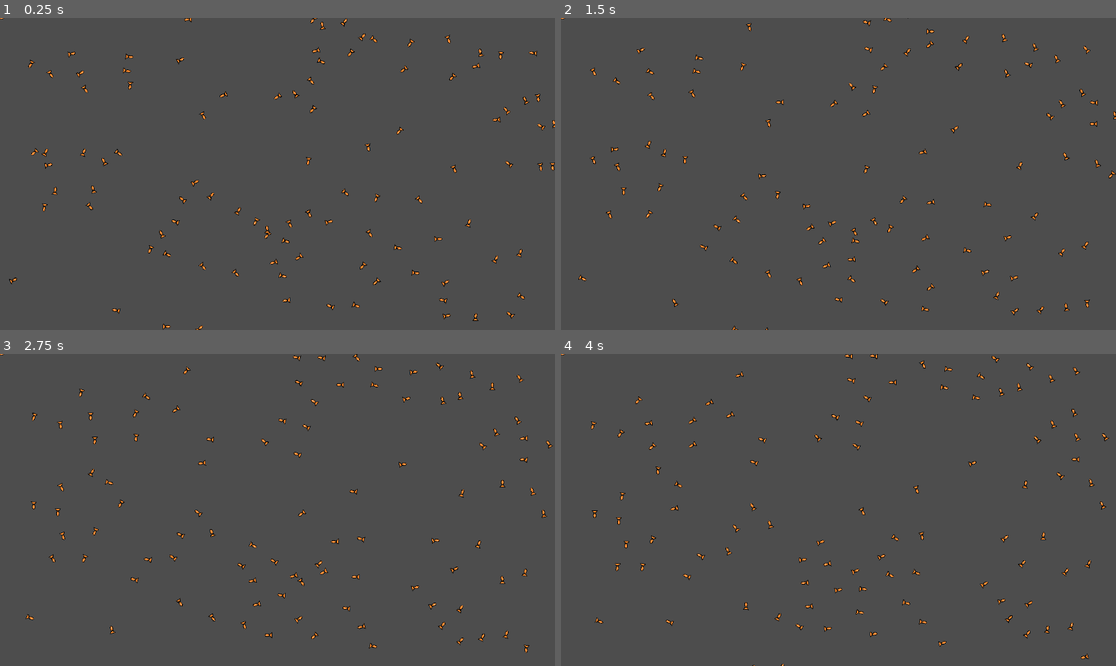
Above: before the commit, frames 1-4 (two rows, left to right).
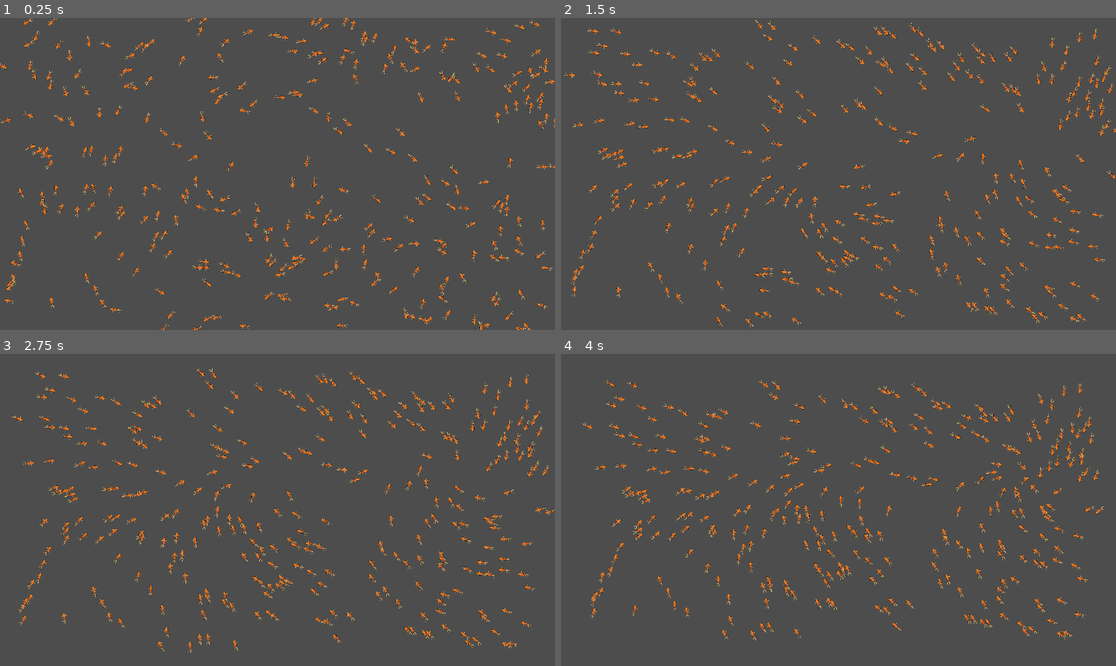
Above: after the commit, the same moments.

Repository: AdithaD/FishSchools
Game: Godot game, scene res://Simulation.tscn
Two runs of this game, one before a commit and one after it. Both use one fixed random seed, a clock stepped at 60 frames per second and the inputs below.
Inputs:
- Up to frame 1 (0.25 s): no input
- Up to frame 2 (1.5 s): no input
- Up to frame 3 (2.75 s): no input
- Up to frame 4 (4 s): no input

The runs differ from the first frame. In frame 1, 5.4% of the frame differs, in the area x 0-100%, y 0-100%; in frame 2, 5.9%; in frame 3, 6.0%; in frame 4, 6.0%, in the area x 0-99%, y 0-100%.

Commit message:
update fish sprite

Diff:
--- a/PackedScenes/Fish.tscn
+++ b/PackedScenes/Fish.tscn
@@ -1,11 +1,19 @@
 [gd_scene load_steps=3 format=3 uid="uid://clhev6odivvgu"]
 
-[ext_resource type="Texture2D" uid="uid://b070ef3h10k4b" path="res://Resources/fish.png" id="1_6y3nl"]
 [ext_resource type="Script" path="res://PackedScenes/FishAgent.gd" id="1_fw4io"]
+[ext_resource type="Texture2D" uid="uid://coqorciu20kwf" path="res://Resources/fish2.png" id="2_b1whx"]
 
 [node name="Fish" type="Node2D"]
 script = ExtResource("1_fw4io")
+range_of_orientation = 80
+range_of_repulsion = 10
+blind_spot_angle = 0.393
+max_noise_angle = 0.393
+attraction_scaling_factor = 0.2
+move_speed = 20
+turn_speed = 7
 
 [node name="Sprite2d" type="Sprite2D" parent="."]
 texture_filter = 1
-texture = ExtResource("1_6y3nl")
+scale = Vector2(0.02, 0.02)
+texture = ExtResource("2_b1whx")
--- a/PackedScenes/FishAgent.gd
+++ b/PackedScenes/FishAgent.gd
@@ -8,7 +8,7 @@
 @export var blind_spot_angle = PI / 2
 @export var max_noise_angle = PI / 4
 
-@export var attraction_scaling_factor = 1
+@export var attraction_scaling_factor = 1.0
 
 @export var move_speed = 15
 @export var turn_speed = 5
@@ -34,7 +34,7 @@
 
 func turn_towards(new_direction: Vector2, max_angle_in_radians: float) -> void:
 	# positive is clockwise , negative anti clockwise
-	var angle_from_current = direction.angle_to(new_direction) + randf() * max_noise_angle
+	var angle_from_current = direction.angle_to(new_direction) + randf_range(-1, 1) * max_noise_angle
 
 	var turn_direction = sign(angle_from_current)
 
--- a/Simulation.tscn
+++ b/Simulation.tscn
@@ -5,9 +5,8 @@
 
 [node name="Simulation" type="Node2D"]
 script = ExtResource("1_180te")
+amount_of_fish = 300
 fish_agent = ExtResource("2_ya3k0")
 bounds = Rect2i(0, 0, 1152, 648)
 
-[node name="Fish" parent="." instance=ExtResource("2_ya3k0")]
-
 [node name="Agents" type="Node2D" parent="."]
Binary file added: Resources/fish2.png
Not shown, added: Resources/fish2.png.import
